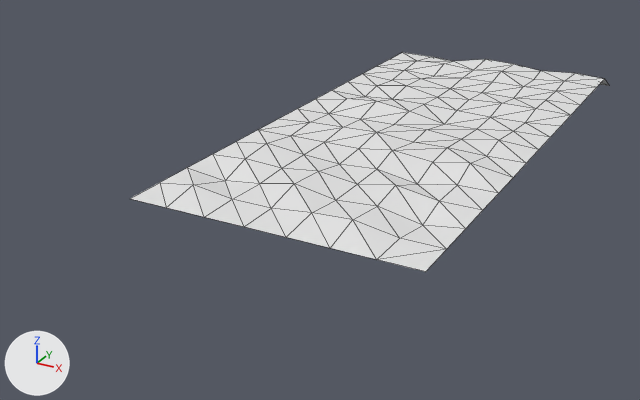
The Blender file Assets/Art/Models/landtile_1.blend: old version first, new version second.
Rendered twice from a 50 mm camera at (25.1, -84.0, 22.3) aimed at (-4.1, -31.0, -4.2). Lighting does not change. The marker at lower left points along +X, +Y and +Z. Mesh edges are drawn as thin lines.
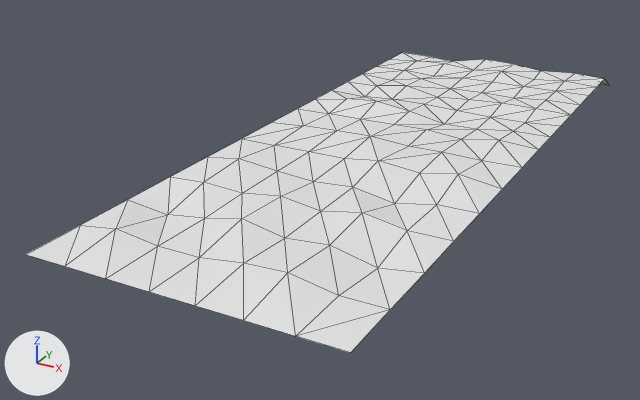
What differs and where, as boxes [x1, y1, x2, y2] in the pictures (640 x 400 px; the box of a moved part takes in the faces that stretch with it):
'Plane', reshaped (22% wider, 37% taller): before [130, 52, 610, 272]; after [26, 52, 610, 353]
part 1 of me_plane, moved or reshaped: before [130, 109, 529, 272]; after [26, 109, 529, 353]

The change, as a diff of the scene's bpy script:
```diff
--- a/Assets/Art/Models/landtile_1.blend.py
+++ b/Assets/Art/Models/landtile_1.blend.py
@@ me_plane @@
 me_plane.from_pydata(...)  # 128 vertices, 210 faces; spans x -10.0..10.0, y -45.0..0.0, z -1.4..0.5
 # used by ob_plane; location = (0.0, 0.0, 0.0)
+# me_plane part 1: all 56 vertices in x -10.0..10.0, y -45.0..-26.9, z -0.4..0.4 are scaled about their middle by (1, 1.43, 1), then moved by (0.0, -4.9, 0.0)
```
